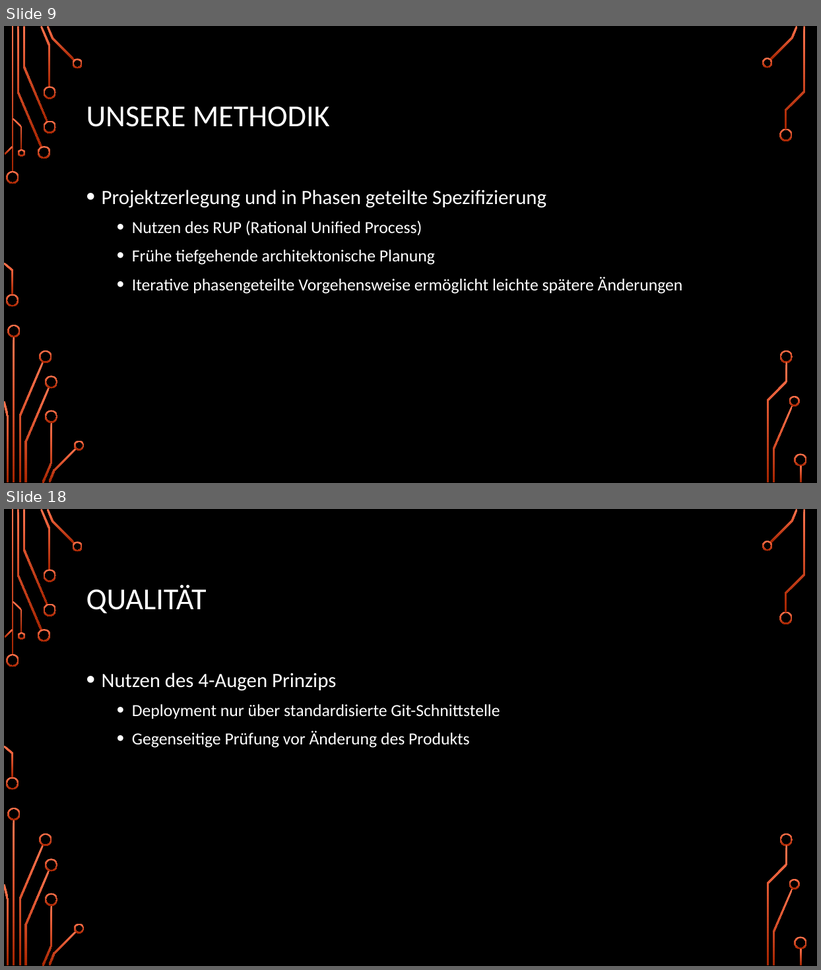
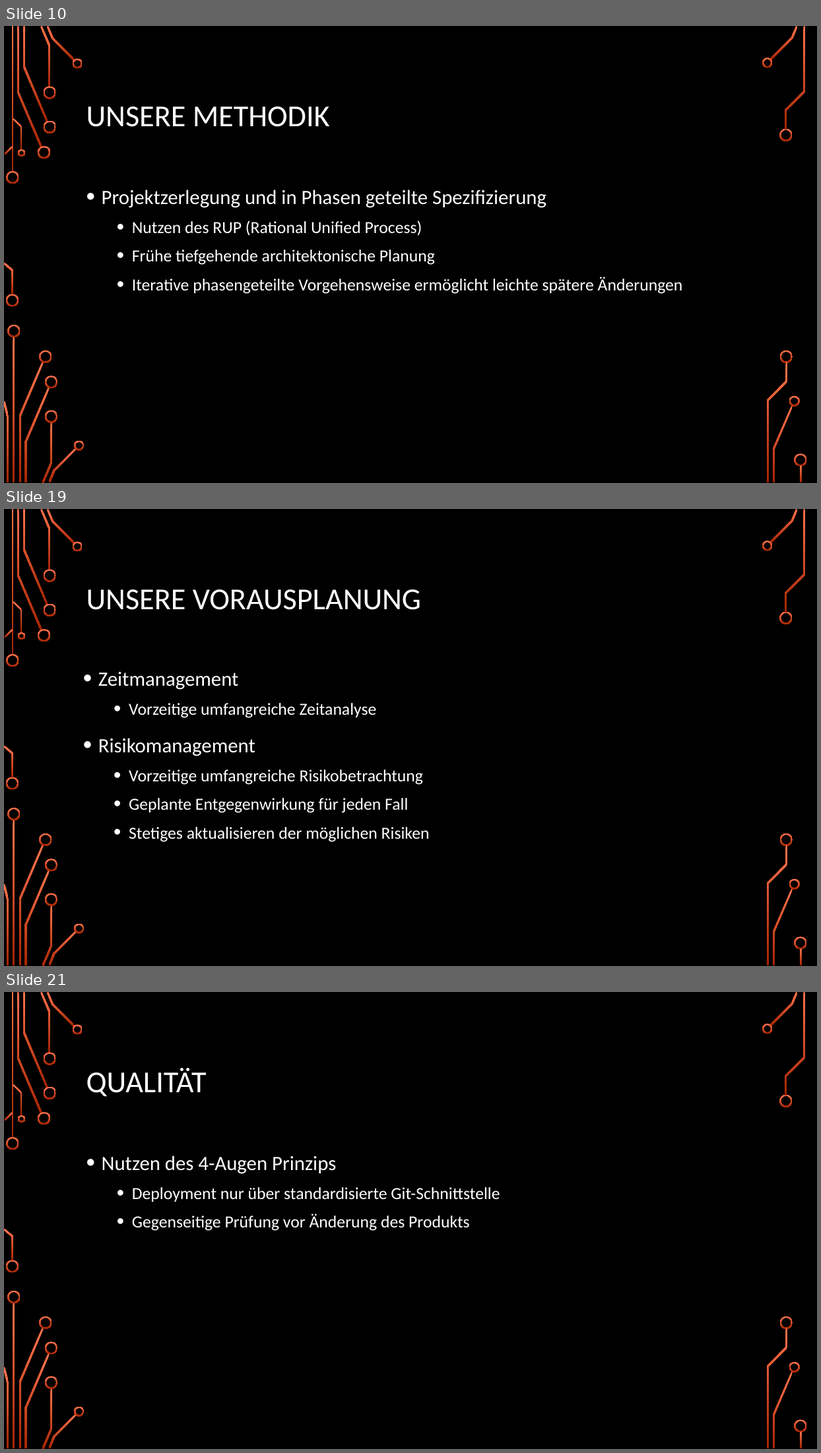
Before and after one commit to DudeStudienarbeitLMAO/TINF15B4-LSMF, a slide deck: docs/Midterm-Presentation/SoftwareEngineering_Präsi.pptx. Shown one above the other, each under a label of ours: slides 9 and 18 before the commit, slides 10, 19 and 21 after it; the slides between them are not shown. The pictures are 821x970 and 821x1453 pixels, drawn with LibreOffice and Linux fonts; fonts in the diff are those of the drawing; background and template pictures are left out. Boxes give left, top, right and bottom in pixels: in the first picture for what was removed or moved away, otherwise in the second. Text is boxed around its words. In the diff, an @@ line names an element or a change of style, - is before the commit and + after.

```diff
--- a/docs/Midterm-Presentation/SoftwareEngineering_Präsi.pptx
+++ b/docs/Midterm-Presentation/SoftwareEngineering_Präsi.pptx
@@ slide 19 added at <box>4,509,817,966</box>, background picture (left out); not listed: 36 template elements that a slide beside it also shows @@
@@ title added at <box>86,590,421,610</box>, 36 pt, text #FFFFFF @@
+UNSERE VORAUSPLANUNG
@@ text added at <box>98,672,430,842</box>, 20 pt, text #FFFFFF @@
+• Zeitmanagement
+  • Vorzeitige umfangreiche Zeitanalyse
+• Risikomanagement
+  • Vorzeitige umfangreiche Risikobetrachtung
+  • Geplante Entgegenwirkung für jeden Fall
+  • Stetiges aktualisieren der möglichen Risiken
@@ what was slide 9 is now slide 10 @@
@@ what was slide 18 is now slide 21 @@
```
Also in this commit, not shown: 7 slides changed, 20 other slides added, 9 slides removed, 2 other files.
